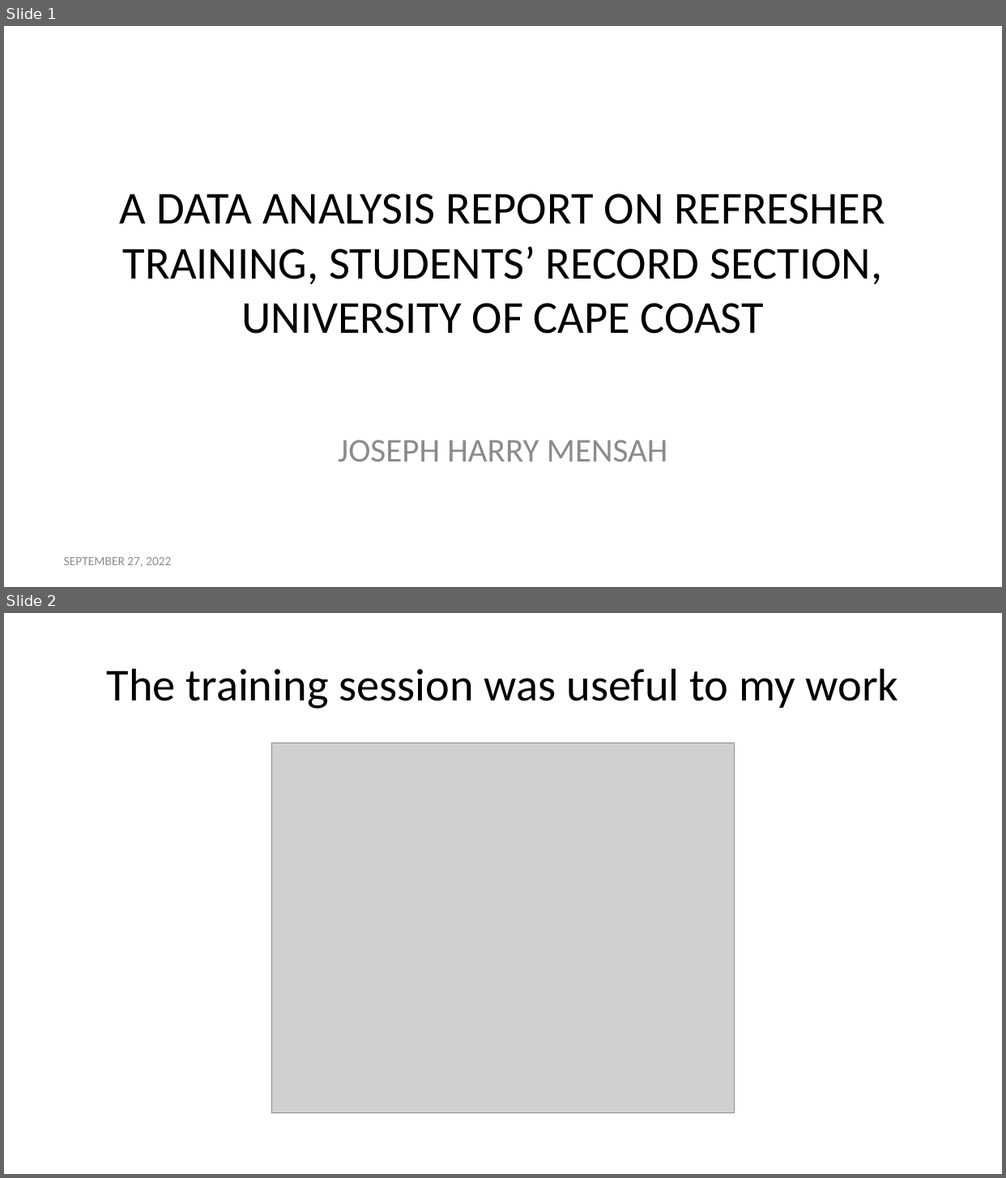
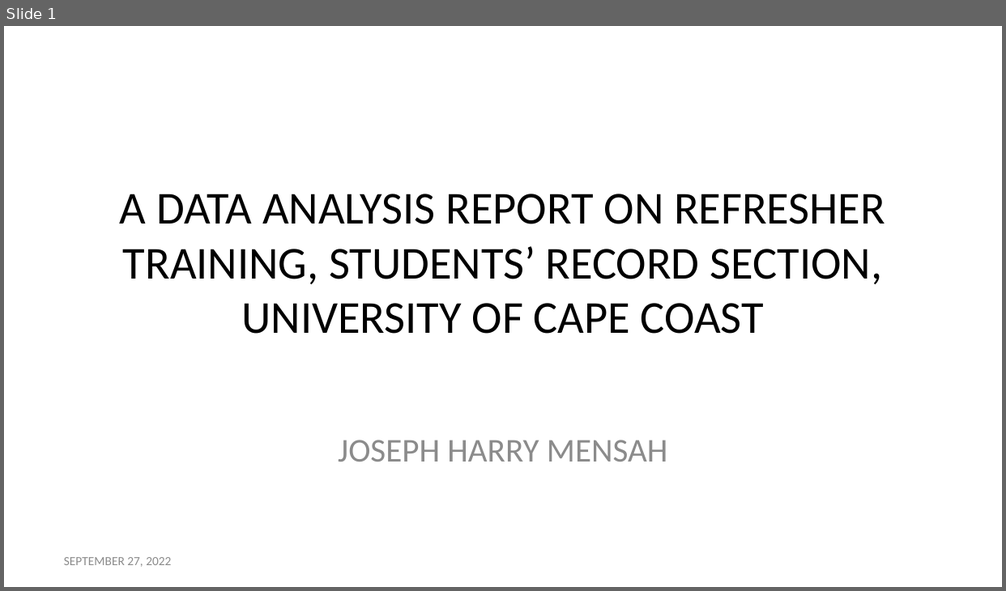
Before and after one commit to Harry6234/Data-Analyis-on-Refresher-Training, a slide deck: data_analysis_report_refresher_training.pptx. Shown one above the other, each under a label of ours: slides 1 and 2 before the commit, slide 1 after it. The pictures are 1006x1178 and 1006x591 pixels, drawn with LibreOffice and Linux fonts; fonts in the diff are those of the drawing; grey boxes stand for pictures. Boxes give left, top, right and bottom in pixels: in the first picture for what was removed or moved away, otherwise in the second. Text is boxed around its words. In the diff, an @@ line names an element or a change of style, - is before the commit and + after.

```diff
--- a/data_analysis_report_refresher_training.pptx
+++ b/data_analysis_report_refresher_training.pptx
@@ slide 2 removed at [4, 613, 1002, 1174], background #FFFFFF @@
@@ title removed at [107, 668, 899, 709] @@
-The training session was useful to my work
@@ picture removed at [271, 743, 735, 1114] @@
```
Also in this commit, not shown: 2 slides added, 3 other files.
